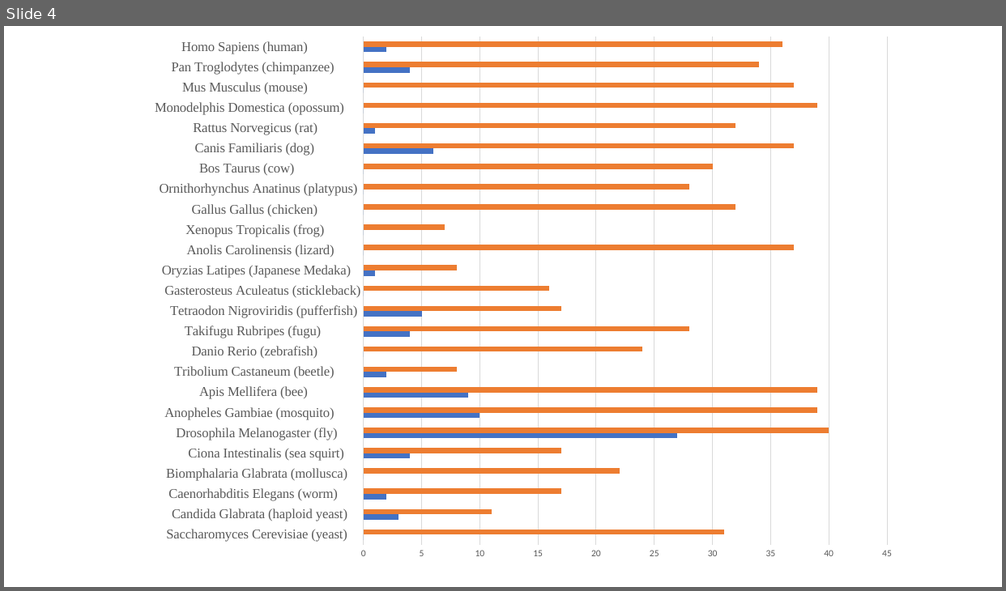
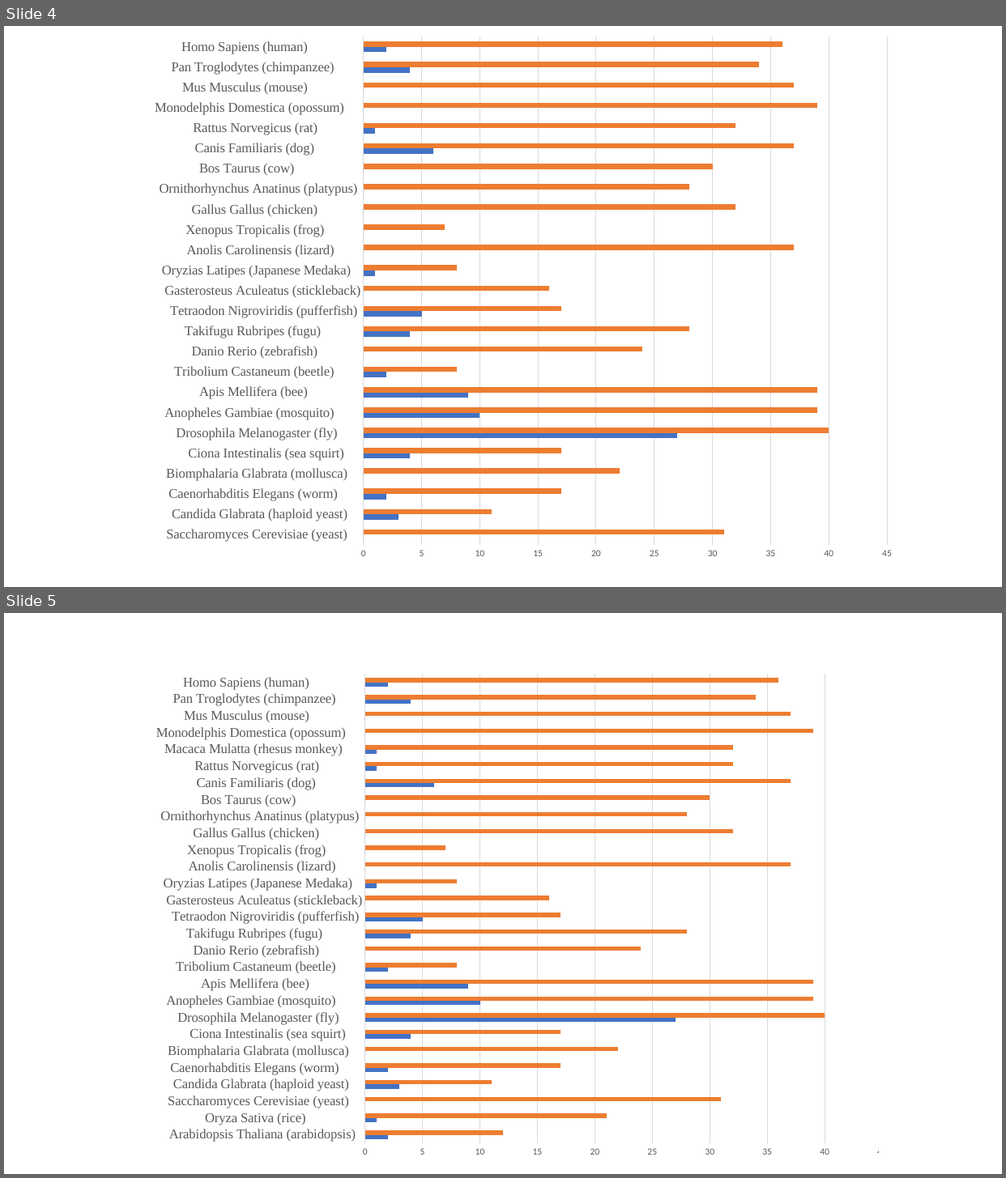
Before and after one commit to glrn/proteome-playground, a slide deck: Final Scripts/SAARs in freq peptides of species.pptx. Shown one above the other, each under a label of ours: slide 4 before the commit, slides 4 and 5 after it. The pictures are 1006x591 and 1006x1178 pixels, drawn with LibreOffice and Linux fonts; fonts in the diff are those of the drawing. Boxes give left, top, right and bottom in pixels: in the first picture for what was removed or moved away, otherwise in the second. Text is boxed around its words. In the diff, an @@ line names an element or a change of style, - is before the commit and + after.

```diff
--- a/Final Scripts/SAARs in freq peptides of species.pptx
+++ b/Final Scripts/SAARs in freq peptides of species.pptx
@@ slide 5 added at [4,613,1002,1174], background #FFFFFF @@
@@ bar chart added at [141,664,902,1167] @@
+categories: Arabidopsis Thaliana (arabidopsis)  , Oryza Sativa (rice)                 , Saccharomyces Cerevisiae (yeast)    , Candida Glabrata (haploid yeast)    , Caenorhabditis Elegans (worm)       , Biomphalaria Glabrata (mollusca)    , Ciona Intestinalis (sea squirt)     , Drosophila Melanogaster (fly)       , Anopheles Gambiae (mosquito)        , Apis Mellifera (bee)                , Tribolium Castaneum (beetle)        , Danio Rerio (zebrafish)             , Takifugu Rubripes (fugu)            , Tetraodon Nigroviridis (pufferfish) , Gasterosteus Aculeatus (stickleback), Oryzias Latipes (Japanese Medaka)   , Anolis Carolinensis (lizard)        , Xenopus Tropicalis (frog)           , Gallus Gallus (chicken)             , Ornithorhynchus Anatinus (platypus) , Bos Taurus (cow)                    , Canis Familiaris (dog)              , Rattus Norvegicus (rat)             , Macaca Mulatta (rhesus monkey)      , Monodelphis Domestica (opossum)     , Mus Musculus (mouse)                , Pan Troglodytes (chimpanzee)        , Homo Sapiens (human)                
+Series 1: 2, 1, 0, 3, 2, 0, 4, 27, 10, 9, 2, 0, 4, 5, 0, 1, 0, 0, 0, 0, 0, 6, 1, 1, 0, 0, 4, 2
+Series 2: 12, 21, 31, 11, 17, 22, 17, 40, 39, 39, 8, 24, 28, 17, 16, 8, 37, 7, 32, 28, 30, 37, 32, 32, 39, 37, 34, 36
@@ rectangle added at [879,664,898,1167], fill #FFFFFF, outline #FFFFFF 1 pt @@
```
Also in this commit, not shown: 4 other files.
